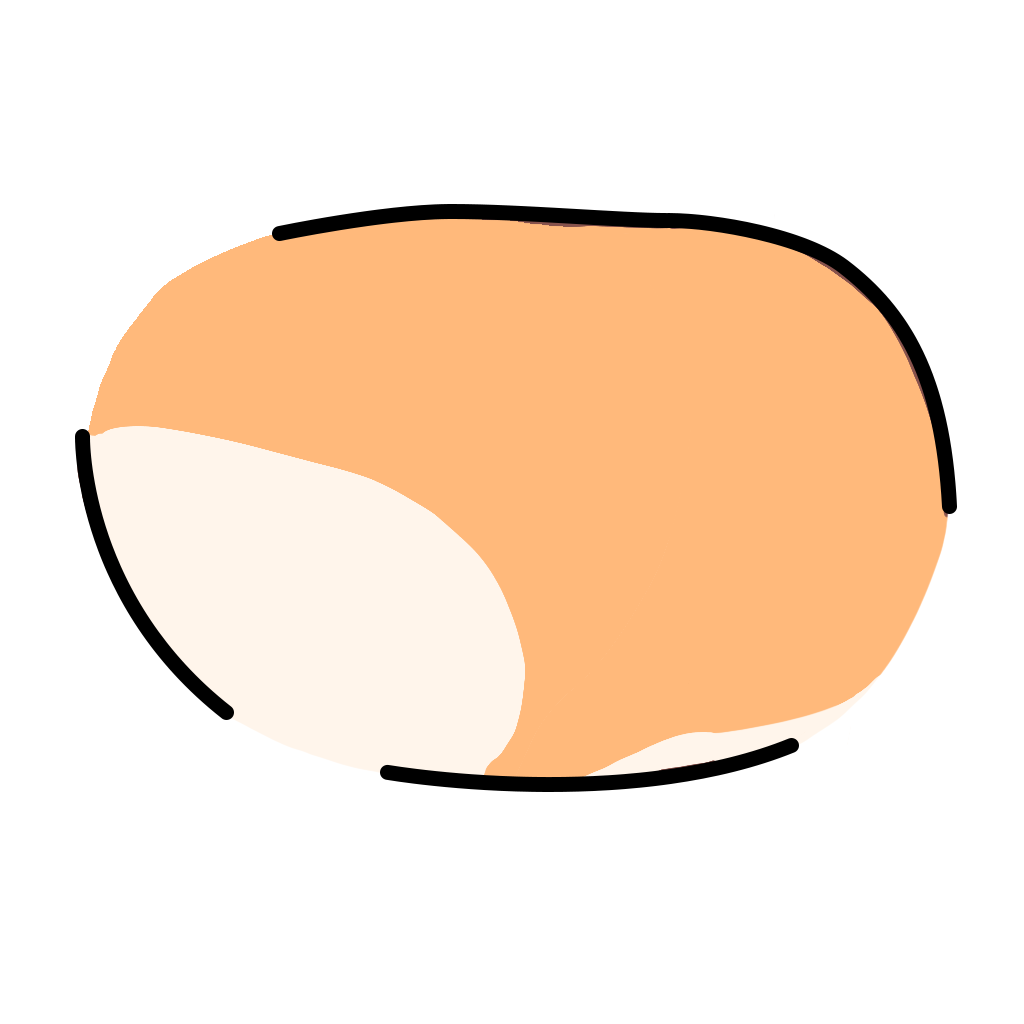
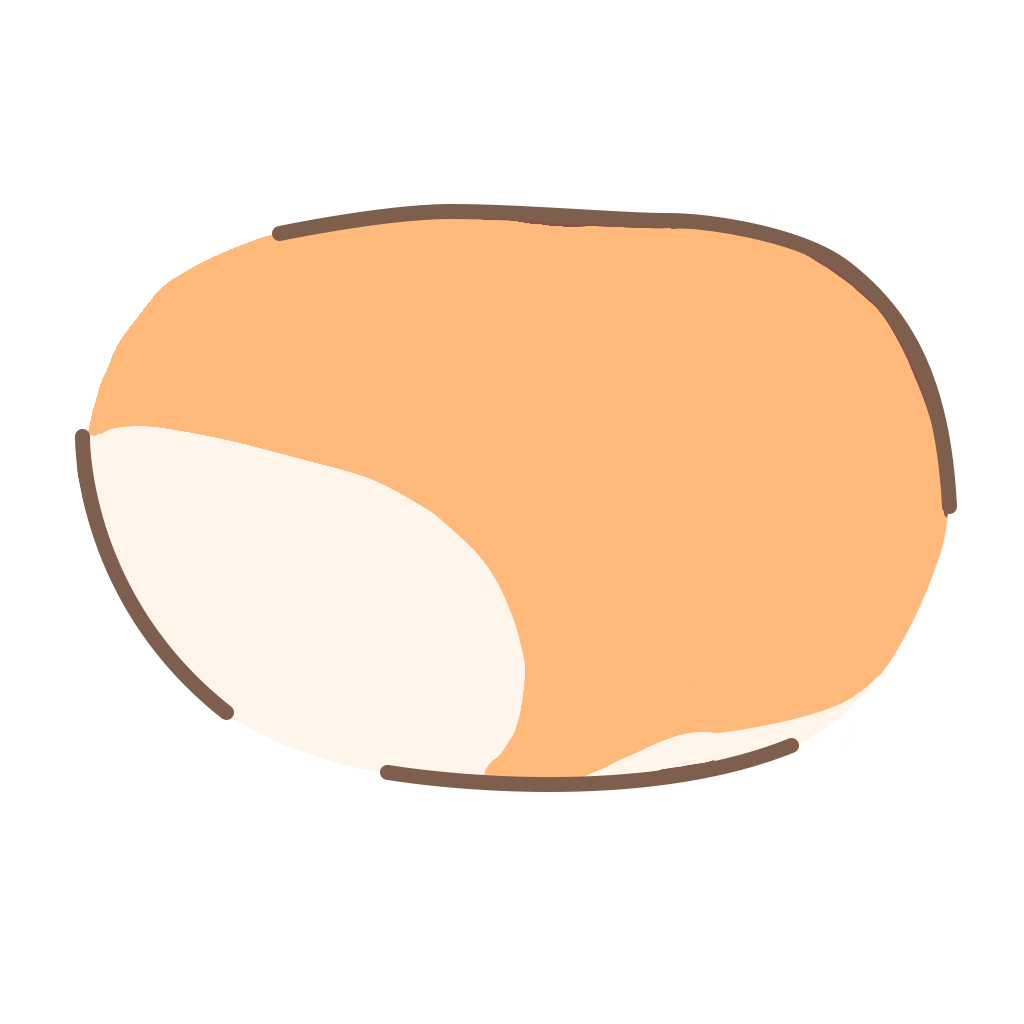
Revision of a layered 1024 x 1024 image; what changed, layer by layer:
painted on "Shape 3" over (380, 738, 799, 792)
painted on "Shape 2" over (75, 429, 234, 720)
painted on "Shape 1" over (272, 204, 957, 514)
